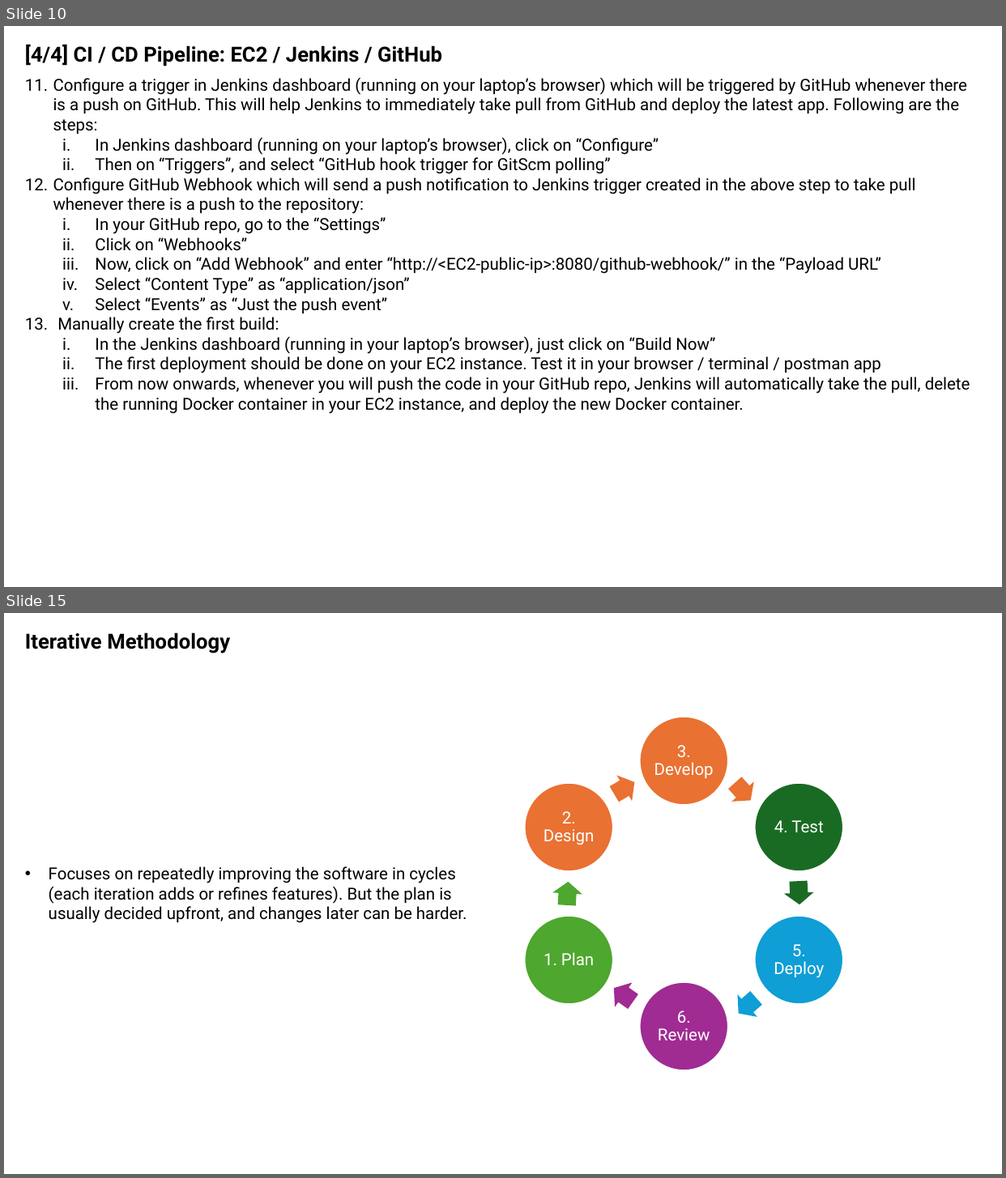
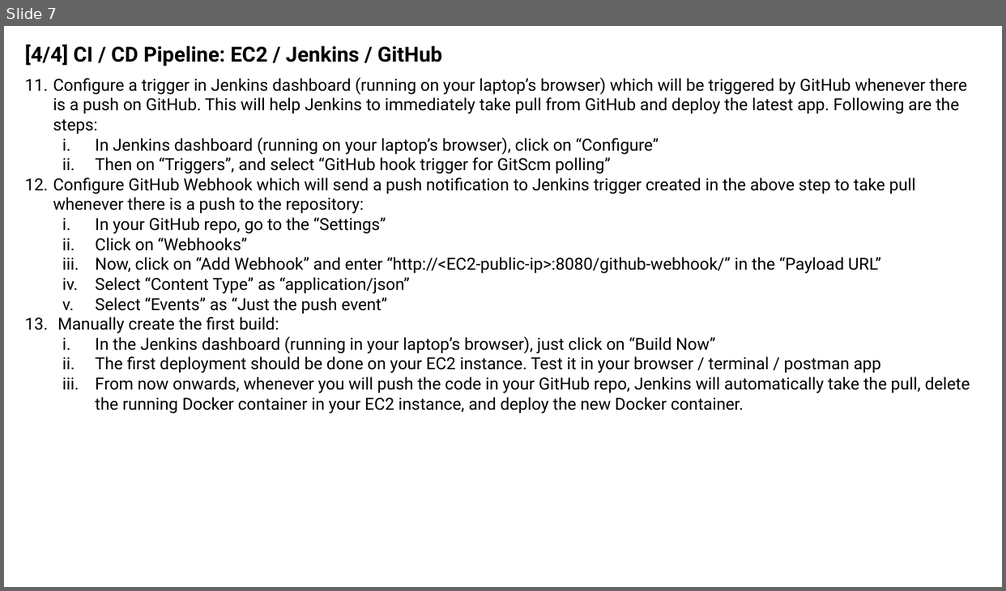
Before and after one commit to sansinghsanjay/sanjays_app, a slide deck: architecture.pptx. Shown one above the other, each under a label of ours: slides 10 and 15 before the commit, slide 7 after it; the slides between them are not shown. The pictures are 1006x1178 and 1006x591 pixels, drawn with LibreOffice and Linux fonts; fonts in the diff are those of the drawing; background and template pictures are left out. Boxes give left, top, right and bottom in pixels: in the first picture for what was removed or moved away, otherwise in the second. Text is boxed around its words. In the diff, an @@ line names an element or a change of style, - is before the commit and + after.

```diff
--- a/architecture.pptx
+++ b/architecture.pptx
@@ slide 15 removed at (4, 613, 1002, 1174), background #FFFFFF @@
@@ text removed at (25, 632, 230, 653) @@
-Iterative Methodology
@@ group removed at (524, 717, 843, 1071): 6 ellipses, 6 texts, 6 right arrows @@
-3. Develop
-4. Test
-5. Deploy
-6. Review
-1. Plan
-2. Design
@@ text removed at (49, 867, 467, 923) @@
-• Focuses on repeatedly improving the software in cycles (each iteration adds or refines features). But the plan is usually decided upfront, and changes later can be harder.
@@ what was slide 10 is now slide 7 @@
```
Also in this commit, not shown: 8 slides added, 12 other slides removed, 3 other files.
